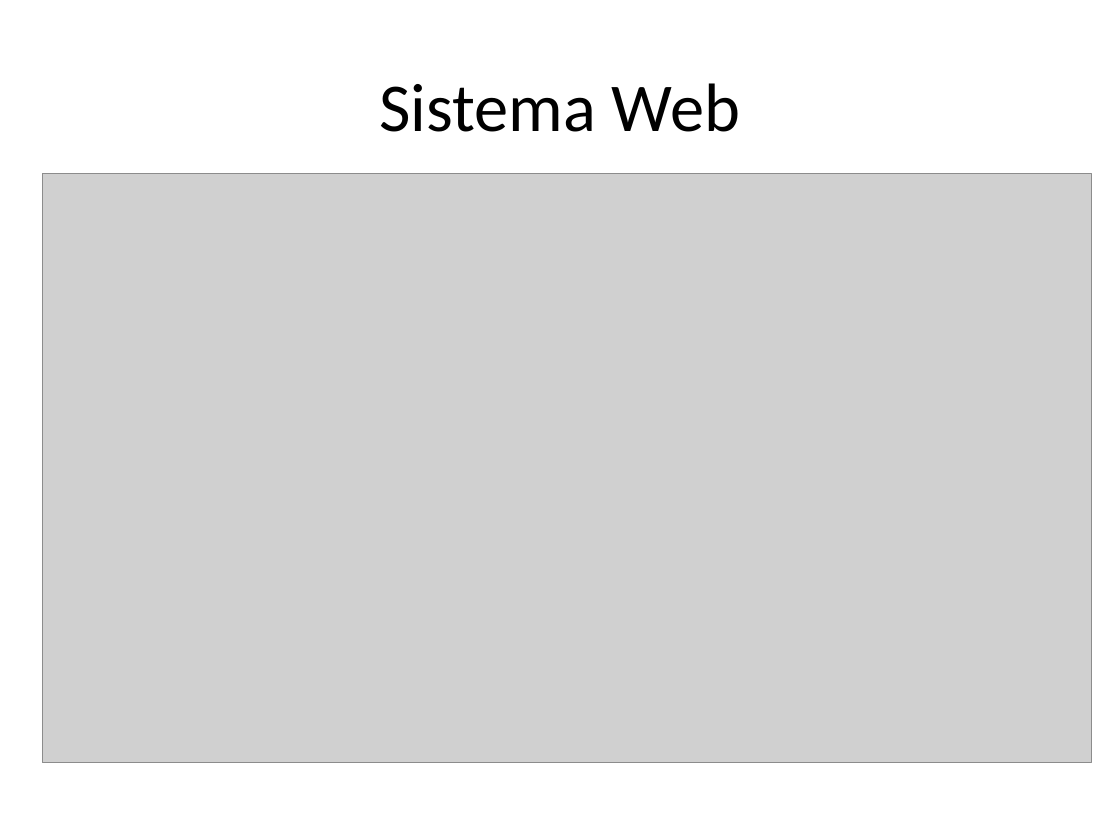
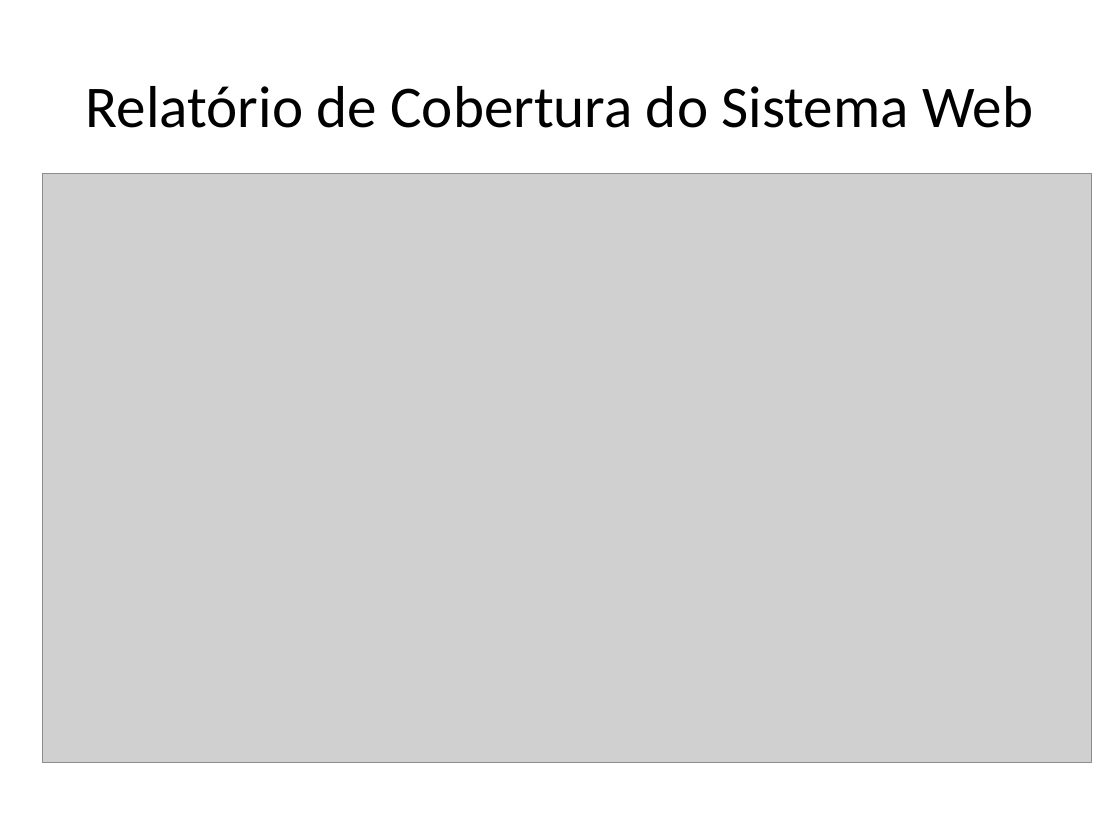
Before and after one commit to jpjcjbr/tccjp, a slide deck: slide 20 of apresentacao tcc.pptx (slide 17 before the commit). Drawn at 1120x840 pixels with LibreOffice and Linux fonts; fonts in the diff are those of the drawing; grey boxes stand for pictures. Boxes give left, top, right and bottom in pixels: in the first picture for what was removed or moved away, otherwise in the second. Text is boxed around its words. In the diff, an @@ line names an element or a change of style, - is before the commit and + after.

```diff
--- a/apresentacao tcc.pptx
+++ b/apresentacao tcc.pptx
@@ title at [86,86,1033,128]: text changed; size 44 to 38 pt @@
-Sistema Web
+Relatório de Cobertura do Sistema Web
```
Also in this commit, not shown: 11 other slides changed, 3 slides added, 1 other file.
